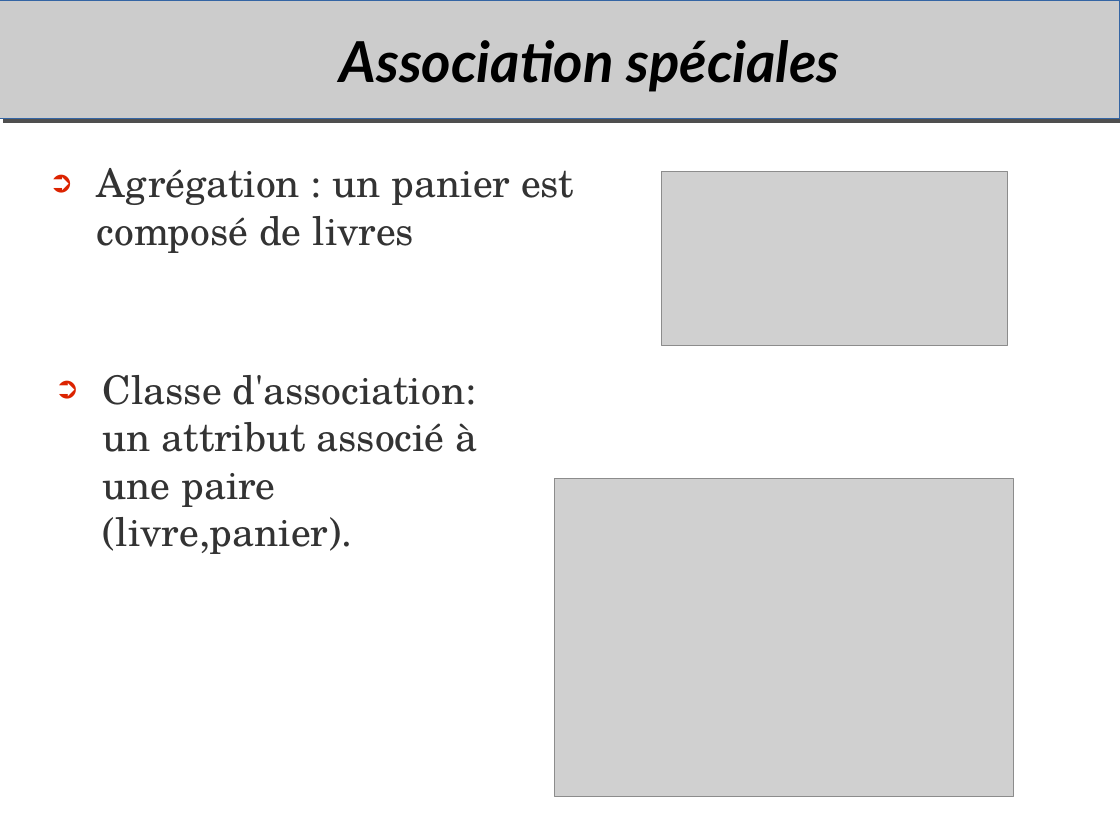
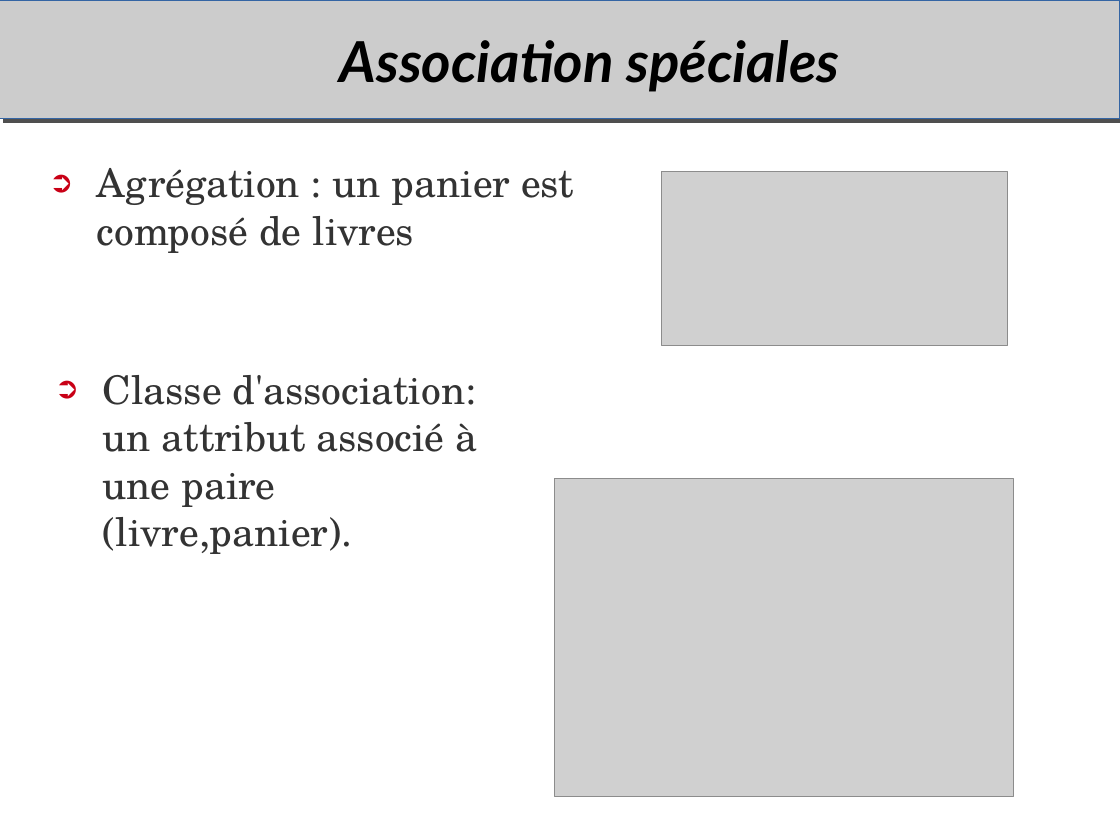
Before and after one commit to duanegris/texts, a slide deck: slide 36 of em-msi/it-s704/msi306-uml.odp (slide 34 before the commit). Drawn at 1120x840 pixels with LibreOffice and Linux fonts; fonts in the diff are those of the drawing; grey boxes stand for pictures; background and template pictures are left out. Boxes give left, top, right and bottom in pixels: in the first picture for what was removed or moved away, otherwise in the second. Text is boxed around its words. In the diff, an @@ line names an element or a change of style, - is before the commit and + after.

```diff
--- a/em-msi/it-s704/msi306-uml.odp
+++ b/em-msi/it-s704/msi306-uml.odp
@@ text "Agrégation : un panier est ..." at [97, 168, 574, 253]: bullet colour #DC2300 to #C90016 @@
@@ text "Classe d'association: un attribut associé ..." at [103, 375, 478, 554]: bullet colour #DC2300 to #C90016 @@
```
Also in this commit, not shown: 28 other slides changed, 4 slides added, 2 slides removed.
